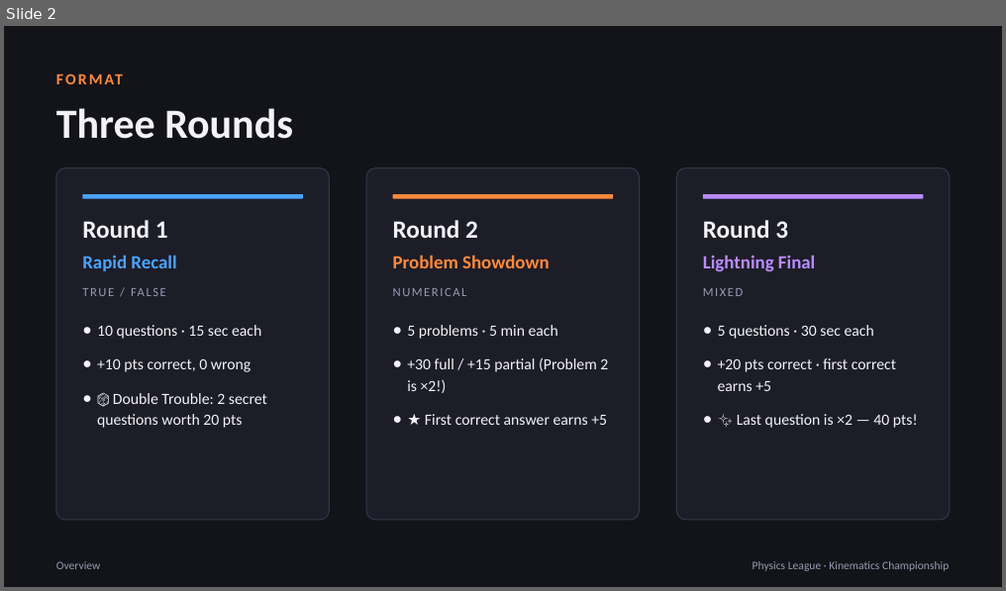
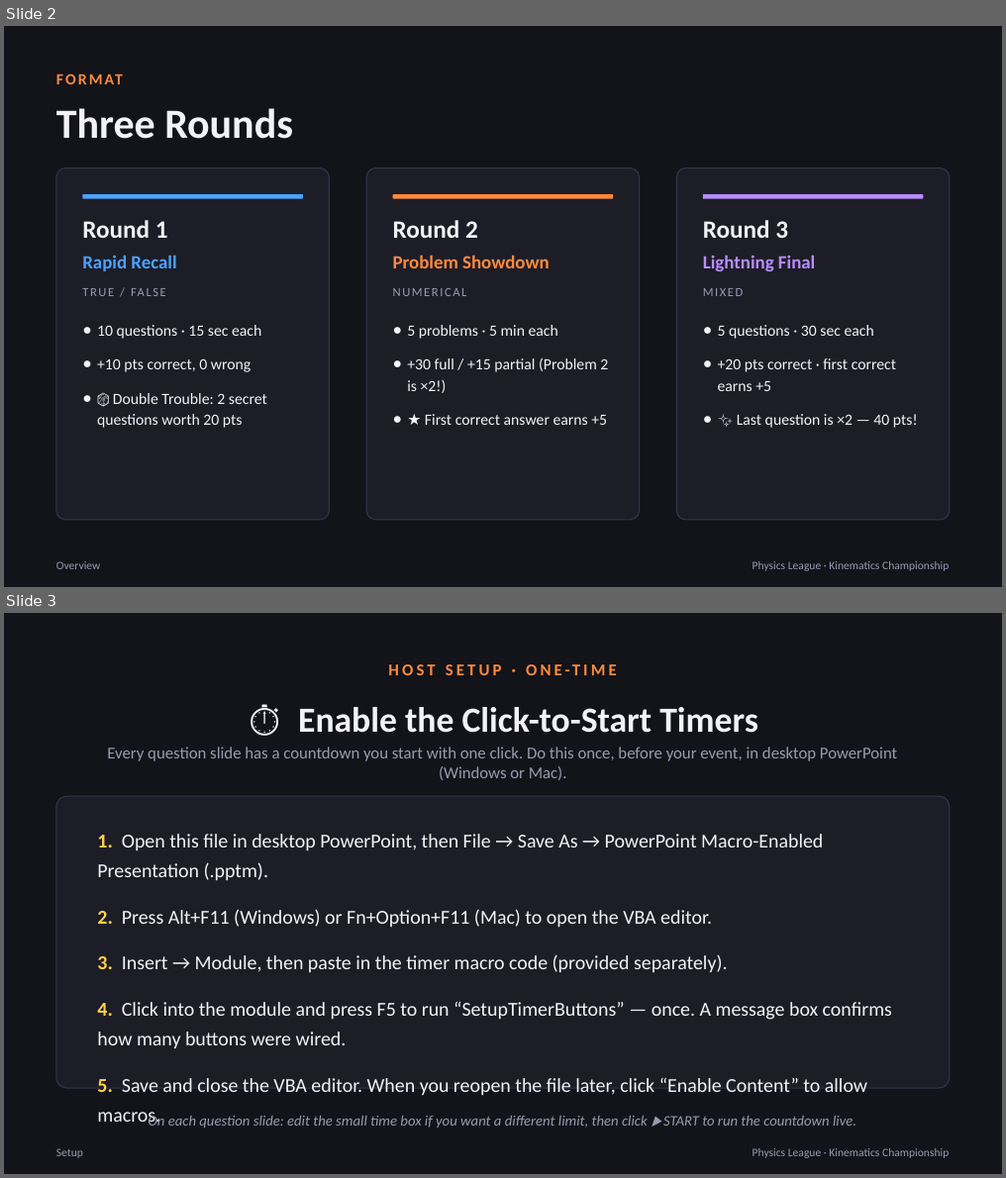
Before and after one commit to lestojas/physics, a slide deck: Physics-League-Kinematics-Championship.pptx. Shown one above the other, each under a label of ours: slide 2 before the commit, slides 2 and 3 after it. The pictures are 1006x591 and 1006x1178 pixels, drawn with LibreOffice and Linux fonts; fonts in the diff are those of the drawing. Boxes give left, top, right and bottom in pixels: in the first picture for what was removed or moved away, otherwise in the second. Text is boxed around its words. In the diff, an @@ line names an element or a change of style, - is before the commit and + after.

```diff
--- a/Physics-League-Kinematics-Championship.pptx
+++ b/Physics-League-Kinematics-Championship.pptx
@@ slide 3 added at bbox=[4, 613, 1002, 1174], background #13131A @@
@@ text added at bbox=[4, 655, 1002, 684], 16 pt, text #FF8A3D, bold @@
+HOST SETUP · ONE-TIME
@@ text added at bbox=[298, 707, 758, 733], 34 pt, text #F2F2F7, bold @@
+⏱ Enable the Click-to-Start Timers
@@ text added at bbox=[107, 747, 897, 780], 16 pt, text #9A9AB0 @@
+Every question slide has a countdown you start with one click. Do this once, before your event, in desktop PowerPoint (Windows or Mac).
@@ rounded rectangle added at bbox=[56, 796, 949, 1088], fill #1D1D28, outline #35354A 1 pt @@
@@ text added at bbox=[97, 834, 892, 1126], 19 pt, text #F2F2F7 @@
+1. Open this file in desktop PowerPoint, then File → Save As → PowerPoint Macro-Enabled Presentation (.pptm).
+2. Press Alt+F11 (Windows) or Fn+Option+F11 (Mac) to open the VBA editor.
+3. Insert → Module, then paste in the timer macro code (provided separately).
+4. Click into the module and press F5 to run “SetupTimerButtons” — once. A message box confirms how many buttons were wired.
+5. Save and close the VBA editor. When you reopen the file later, click “Enable Content” to allow macros.
@@ text added at bbox=[148, 1113, 856, 1129], 14 pt, text #9A9AB0, italic @@
+On each question slide: edit the small time box if you want a different limit, then click ▶ START to run the countdown live.
@@ text added at bbox=[56, 1149, 83, 1158], 11 pt, text #9A9AB0 @@
+Setup
@@ text added at bbox=[752, 1149, 948, 1158], 11 pt, text #9A9AB0 @@
+Physics League · Kinematics Championship
```
Also in this commit, not shown: 20 slides changed, 1 other file.
